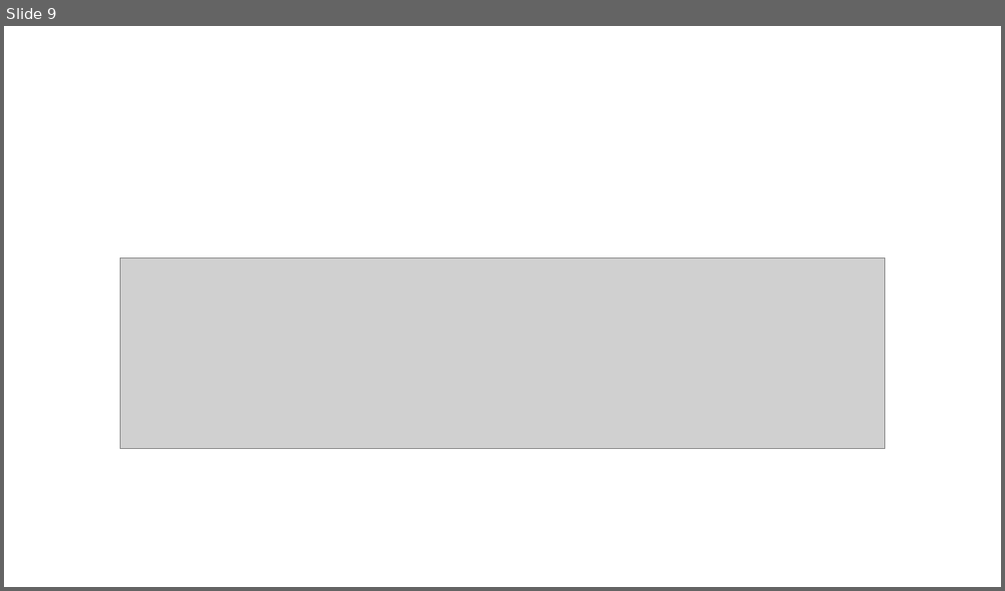
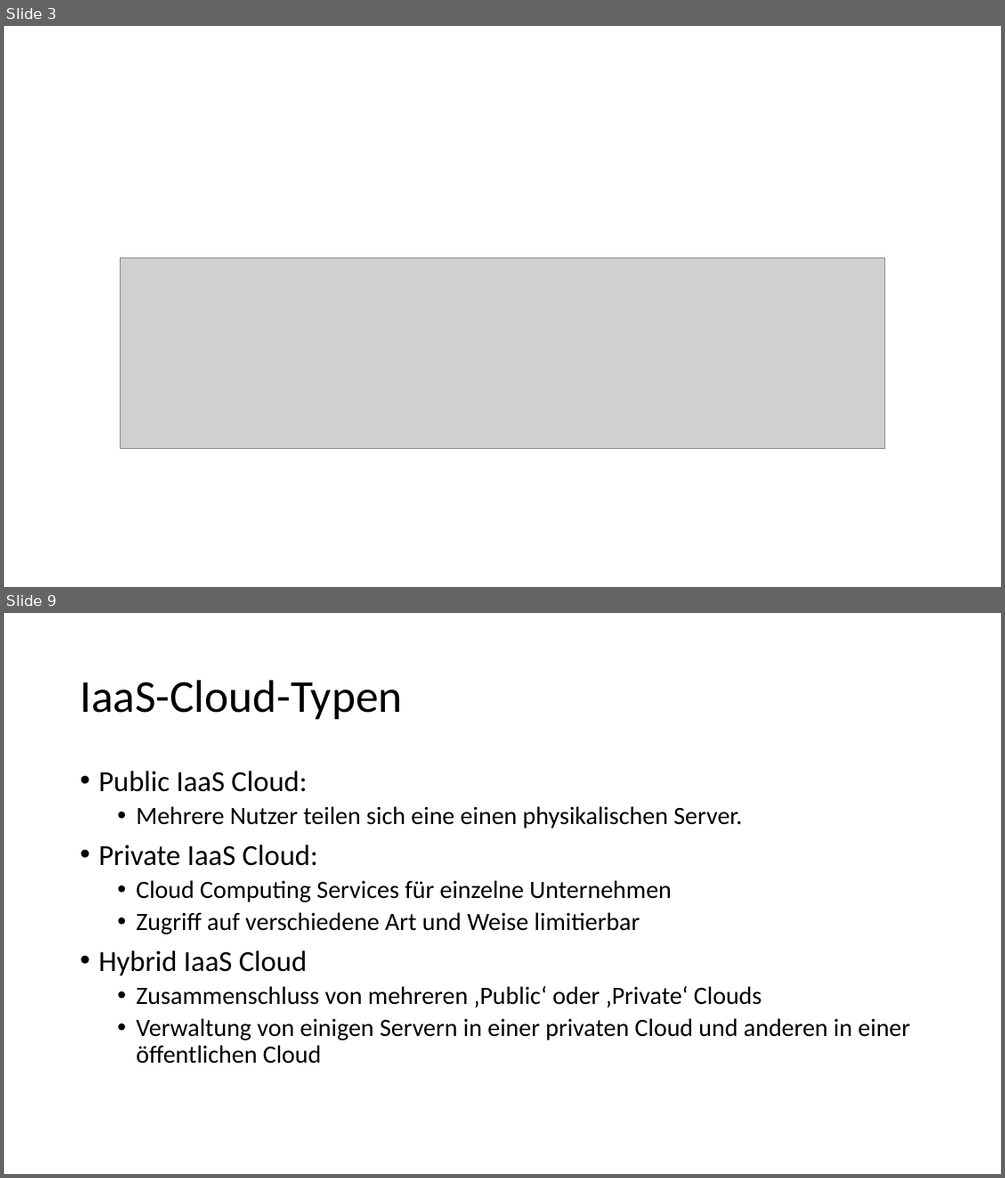
Before and after one commit to Philwi/HTWDresdenIMBeleg, a slide deck: FaaS.pptx. Shown one above the other, each under a label of ours: slide 9 before the commit, slides 3 and 9 after it; the slides between them are not shown. The pictures are 1005x591 and 1005x1178 pixels, drawn with LibreOffice and Linux fonts; fonts in the diff are those of the drawing; grey boxes stand for pictures. Boxes give left, top, right and bottom in pixels: in the first picture for what was removed or moved away, otherwise in the second. Text is boxed around its words. In the diff, an @@ line names an element or a change of style, - is before the commit and + after.

```diff
--- a/FaaS.pptx
+++ b/FaaS.pptx
@@ slide 9 added at (x1=4, y1=613, x2=1001, y2=1174), background #FFFFFF @@
@@ title added at (x1=80, y1=680, x2=402, y2=720), 44 pt, text #000000 @@
+IaaS-Cloud-Typen
@@ text added at (x1=98, y1=771, x2=910, y2=1063), 24 pt, text #000000 @@
+• Public IaaS Cloud:
+  • Mehrere Nutzer teilen sich eine einen physikalischen Server.
+• Private IaaS Cloud:
+  • Cloud Computing Services für einzelne Unternehmen
+  • Zugriff auf verschiedene Art und Weise limitierbar
+• Hybrid IaaS Cloud
+  • Zusammenschluss von mehreren ‚Public‘ oder ‚Private‘ Clouds
+  • Verwaltung von einigen Servern in einer privaten Cloud und anderen in einer öffentlichen Cloud
@@ what was slide 9 is now slide 3 @@
```
Also in this commit, not shown: 5 slides changed, 29 other slides added, 5 slides removed.
